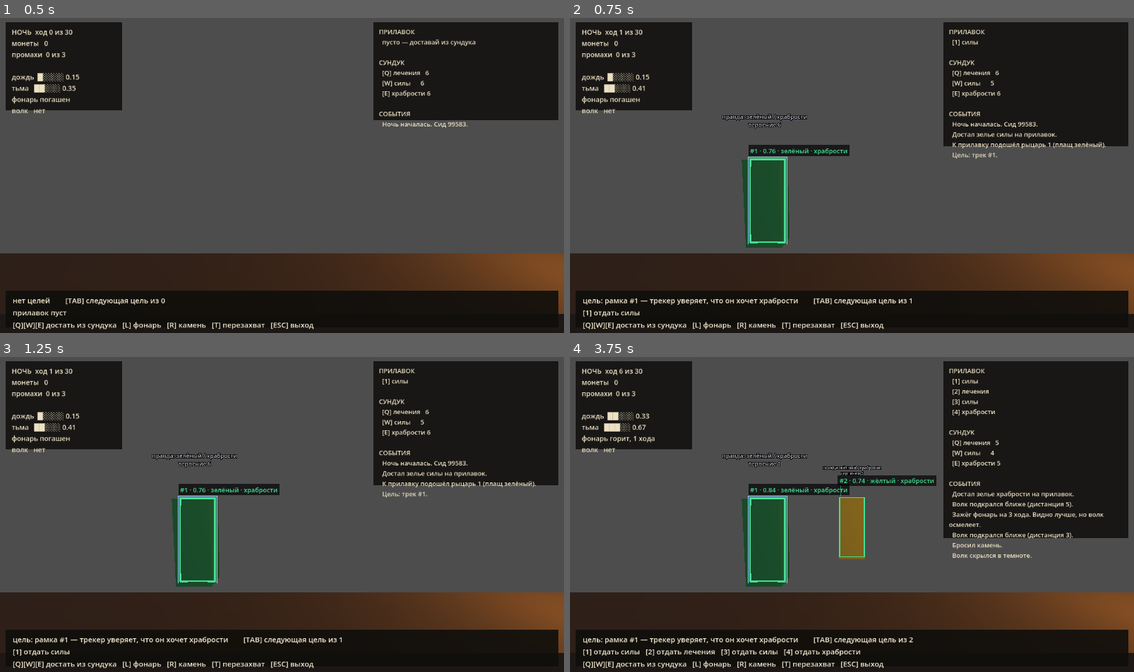
Above: before the commit, frames 1-4 (two rows, left to right).
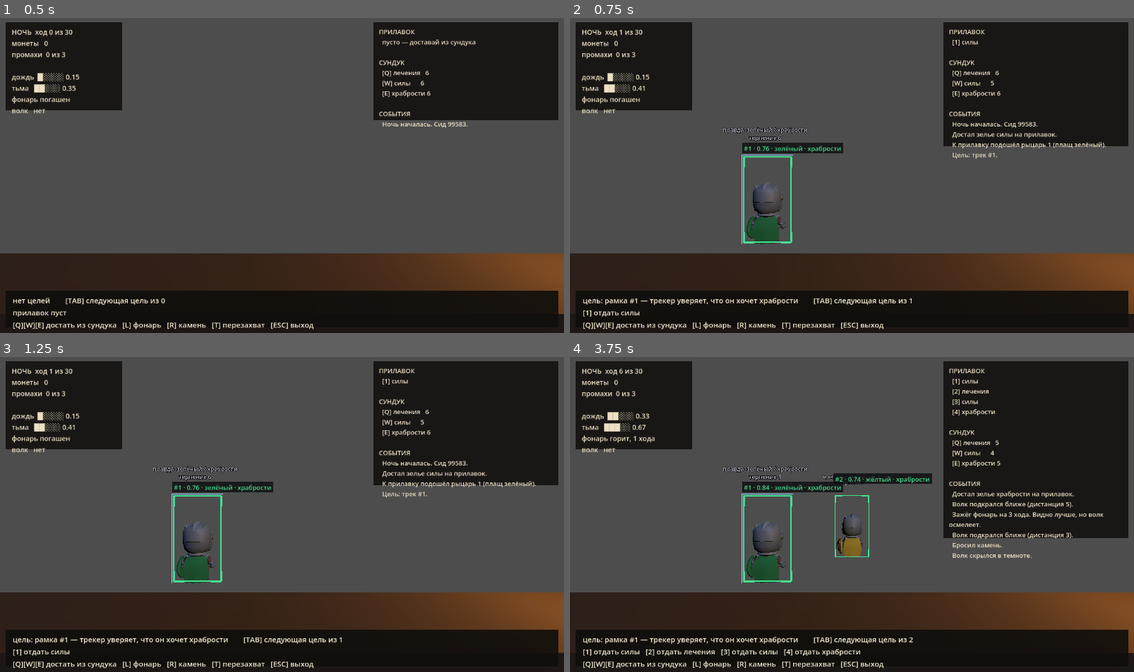
Above: after the commit, the same moments.

Repository: Azidaan/FlyNight
Game: Godot game, scene res://src/view/main.tscn
The game is run twice, just before and just after one commit, with the same random seed, the same clock (stepped at 60 frames per second) and the same inputs.
Inputs:
- Up to frame 1 (0.5 s): no input
- Up to frame 2 (0.75 s): tap Enter at 0.5 s; hold W from 0.53 s (still down); tap Tab at 0.6 s
- Up to frame 3 (1.25 s): keep holding W; tap Space at 0.77 s
- Up to frame 4 (3.75 s): tap Space at 1.25, 1.52, 2.75, 3.02 s; release W at 1.28 s; tap Q at 1.35 s; tap Enter at 2, 3.5 s; hold W 2.03-3.53 s; tap E at 2.1 s; tap L at 2.85 s; tap R at 3.6 s

Frame 1 is identical in both runs. In frame 2, 3.1% of the frame differs, in the area x 26-50%, y 30-73%; in frame 3, 3.1%; in frame 4, 4.4%, in the area x 26-65%, y 30-73%.

Commit message:
feat: настоящие 3D-модели рыцарей вместо кубов
KayKit Adventurers Character Pack, CC0, стилизованный low-poly.
Скачано напрямую с GitHub: Knight.glb (41 кость, 76 анимаций),
текстура и лицензия в assets/characters/.

- KnightActor.spawn() прячет лишний арсенал (в паке рыцарь несёт
  сразу все мечи и щиты), красит Knight_Cape и Round_Shield в
  опознавательный цвет, нормирует рост по фактическому AABB
  и запускает клип Idle
- рамки трекинга учитывают, что у модели точка отсчёта в ногах
- табличка правды вешается в slots, а не в актёра: актёр
  отмасштабирован и утащил бы её за собой

Моя векторная отрисовка (assets/art/knight_*.svg) оказалась
негодной по качеству и заменена. wolf.svg пока оставлен -
у волка модели ещё нет.

Co-Authored-By: Claude Fable 5 <noreply@anthropic.com>

Diff:
--- /dev/null
+++ b/assets/art/knight_base.svg
@@ -0,0 +1,35 @@
+<svg xmlns="http://www.w3.org/2000/svg" width="220" height="340" viewBox="0 0 220 340">
+  <g stroke="#241d1a" stroke-width="6.5" stroke-linejoin="round" stroke-linecap="round">
+
+    <path d="M84 244 L80 300 Q78 313 90 314 L102 314 Q111 314 110 303 L110 244 Z" fill="#67707e"/>
+    <path d="M112 244 L112 303 Q112 314 121 314 L133 314 Q145 313 143 300 L138 244 Z" fill="#767f8d"/>
+
+    <path d="M76 302 Q68 322 82 326 L104 326 Q112 325 110 313 L109 300 Z" fill="#40332a"/>
+    <path d="M111 300 Q109 313 117 314 L140 326 Q154 322 145 302 L143 298 Z" fill="#4a3c31"/>
+
+    <path d="M74 150 Q56 160 52 188 Q50 206 57 216 Q67 220 71 209 Q66 186 78 164 Z" fill="#7d8593"/>
+    <path d="M146 150 Q164 160 168 188 Q170 206 163 216 Q153 220 149 209 Q154 186 142 164 Z" fill="#6d7583"/>
+
+    <path d="M74 138 Q68 146 68 168 L68 226 Q68 243 82 245 L138 245 Q152 243 152 226 L152 168 Q152 146 146 138 Z" fill="#8992a1"/>
+    <path d="M84 144 Q77 152 77 170 L77 212 Q77 221 85 221 L135 221 Q143 221 143 212 L143 170 Q143 152 136 144 Z" fill="#a8b1c0"/>
+    <path d="M110 146 L110 220" stroke-width="4.5" fill="none"/>
+    <path d="M88 174 Q110 186 132 174" stroke-width="4.5" fill="none"/>
+
+    <path d="M68 222 L152 222 L152 242 L68 242 Z" fill="#4d3f31"/>
+    <path d="M99 220 L121 220 L121 244 L99 244 Z" fill="#c8a94f"/>
+
+    <circle cx="60" cy="219" r="11" fill="#d4a67e"/>
+    <circle cx="160" cy="219" r="11" fill="#d4a67e"/>
+
+    <path d="M66 118 Q62 56 110 40 Q158 56 154 118 Q154 133 142 135 L78 135 Q66 133 66 118 Z" fill="#98a1b0"/>
+    <path d="M66 116 Q64 60 110 46 Q136 52 147 76 Q124 60 98 74 Q74 88 66 116 Z" fill="#bcc4d2"/>
+
+    <path d="M72 99 L148 99 Q151 115 144 120 L76 120 Q69 115 72 99 Z" fill="#231c19"/>
+    <ellipse cx="92" cy="109" rx="7.5" ry="5" fill="#ffc65a" stroke="none"/>
+    <ellipse cx="128" cy="109" rx="7.5" ry="5" fill="#ffc65a" stroke="none"/>
+
+    <path d="M103 62 L117 62 L115 133 L105 133 Z" fill="#8992a1"/>
+    <path d="M78 128 L142 128" stroke-width="5" fill="none"/>
+
+  </g>
+</svg>
--- /dev/null
+++ b/assets/art/knight_cloak.svg
@@ -0,0 +1,25 @@
+<svg xmlns="http://www.w3.org/2000/svg" width="220" height="340" viewBox="0 0 220 340">
+  <!-- Слой опознавательного цвета: плюмаж, плащ, застёжка, щит.
+       Заливки белые — в игре красятся через modulate. Контуры тёмные:
+       при умножении на цвет они остаются контурами. -->
+  <g stroke="#241d1a" stroke-width="6.5" stroke-linejoin="round" stroke-linecap="round">
+
+    <path d="M104 44 Q98 18 116 10 Q132 18 126 34 Q120 46 116 46 Z" fill="#ffffff"/>
+    <path d="M104 44 Q100 22 114 13 Q118 26 112 42 Z" fill="#cfcfcf"/>
+
+    <path d="M78 138 Q54 186 44 258 Q40 292 46 308 Q60 314 72 306 Q68 254 82 200 Q88 164 90 142 Z" fill="#ffffff"/>
+    <path d="M78 138 Q58 180 50 240 Q60 204 82 166 Q88 152 90 142 Z" fill="#cfcfcf"/>
+
+    <path d="M142 138 Q166 186 176 258 Q180 292 174 308 Q160 314 148 306 Q152 254 138 200 Q132 164 130 142 Z" fill="#ffffff"/>
+    <path d="M142 138 Q162 180 170 240 Q160 204 138 166 Q132 152 130 142 Z" fill="#cfcfcf"/>
+
+    <path d="M76 134 Q110 148 144 134 Q148 148 144 156 Q110 170 76 156 Q72 148 76 134 Z" fill="#ffffff"/>
+    <circle cx="110" cy="150" r="9" fill="#cfcfcf"/>
+
+    <path d="M24 176 Q56 166 88 176 Q90 216 83 240 Q72 268 56 280 Q40 268 29 240 Q22 216 24 176 Z" fill="#ffffff"/>
+    <path d="M35 185 Q56 178 77 185 Q79 214 73 234 Q64 256 56 264 Q48 256 39 234 Q33 214 35 185 Z" fill="#cfcfcf"/>
+    <path d="M56 190 L56 254" stroke-width="5" fill="none"/>
+    <path d="M31 212 L81 212" stroke-width="5" fill="none"/>
+
+  </g>
+</svg>
--- /dev/null
+++ b/assets/art/wolf.svg
@@ -0,0 +1,33 @@
+<svg xmlns="http://www.w3.org/2000/svg" width="280" height="170" viewBox="0 0 280 170">
+  <!-- Волк почти не виден: тёмный силуэт с холодным ободком и красные глаза.
+       По спеке игрок сначала замечает именно глаза, а форму угадывает. -->
+  <g stroke="#14161c" stroke-width="6" stroke-linejoin="round" stroke-linecap="round">
+
+    <path d="M46 96 Q22 84 12 62 Q30 76 44 78 Z" fill="#20242e"/>
+
+    <path d="M62 128 L58 154 Q57 162 66 162 Q74 162 74 154 L76 128 Z" fill="#191c24"/>
+    <path d="M96 130 L94 154 Q94 162 102 162 Q110 162 110 154 L110 130 Z" fill="#1e222b"/>
+    <path d="M164 130 L162 154 Q162 162 170 162 Q178 162 178 154 L178 130 Z" fill="#191c24"/>
+    <path d="M196 128 L196 154 Q196 162 204 162 Q212 162 212 154 L210 128 Z" fill="#1e222b"/>
+
+    <path d="M50 92 Q68 62 110 58 L184 58 Q214 60 222 82 Q228 100 218 118 Q198 136 160 136 L96 136 Q60 132 50 112 Z" fill="#232833"/>
+    <path d="M60 94 Q76 70 112 66 L182 66 Q206 68 213 86 Q218 100 210 114 Q192 126 158 126 L98 126 Q68 122 60 104 Z" fill="#2c323f"/>
+
+    <path d="M196 64 Q192 36 206 30 Q216 40 214 62 Z" fill="#20242e"/>
+    <path d="M236 66 Q240 38 252 36 Q258 50 250 70 Z" fill="#20242e"/>
+
+    <path d="M198 62 Q232 52 254 68 Q272 82 268 100 Q262 114 240 116 Q210 116 200 102 Q192 82 198 62 Z" fill="#272d39"/>
+    <path d="M252 88 Q272 88 274 100 Q268 110 252 108 Z" fill="#1a1e26"/>
+    <circle cx="270" cy="97" r="4" fill="#0d0f13" stroke="none"/>
+
+    <path d="M232 106 Q248 110 262 106" stroke-width="4" fill="none"/>
+
+    <circle cx="216" cy="82" r="12" fill="#5a1414" stroke="none"/>
+    <circle cx="245" cy="80" r="12" fill="#5a1414" stroke="none"/>
+    <circle cx="216" cy="82" r="7" fill="#ff2f2f" stroke="none"/>
+    <circle cx="245" cy="80" r="7" fill="#ff2f2f" stroke="none"/>
+    <circle cx="214" cy="80" r="2.5" fill="#ffd0d0" stroke="none"/>
+    <circle cx="243" cy="78" r="2.5" fill="#ffd0d0" stroke="none"/>
+
+  </g>
+</svg>
--- /dev/null
+++ b/src/view/knight_actor.gd
@@ -0,0 +1,74 @@
+class_name KnightActor
+extends RefCounted
+
+## Сборка рыцаря из KayKit'овской модели (CC0).
+##
+## В паке рыцарь несёт сразу весь арсенал — все мечи и щиты видимы одновременно.
+## Лишнее прячем. Плащ и щит красим в опознавательный цвет: это то, по чему
+## игрок уличает трекер в подмене ID.
+
+const MODEL := preload("res://assets/characters/Knight.glb")
+const TARGET_HEIGHT := 1.75
+
+## Всё, что рыцарь держать не должен. Щит Round_Shield оставляем.
+const HIDE_MESHES := [
+	"1H_Sword_Offhand", "1H_Sword", "2H_Sword",
+	"Badge_Shield", "Rectangle_Shield", "Spike_Shield",
+]
+const TINT_MESHES := ["Knight_Cape", "Round_Shield"]
+
+static func spawn(cloak_color: Color) -> Node3D:
+	var node: Node3D = MODEL.instantiate()
+
+	for mesh_name in HIDE_MESHES:
+		var m := node.find_child(mesh_name, true, false)
+		if m != null:
+			m.visible = false
+
+	for mesh_name in TINT_MESHES:
+		_tint(node, mesh_name, cloak_color)
+
+	# Нормируем рост по фактическим габаритам: так масштаб не привязан
+	# к тому, в каких единицах пак экспортирован.
+	var box := _combined_aabb(node)
+	if box.size.y > 0.001:
+		node.scale = Vector3.ONE * (TARGET_HEIGHT / box.size.y)
+
+	var anim: AnimationPlayer = node.find_child("AnimationPlayer", true, false)
+	if anim != null and anim.has_animation("Idle"):
+		anim.play("Idle")
+
+	return node
+
+static func _tint(root: Node, mesh_name: String, c: Color) -> void:
+	var mi := root.find_child(mesh_name, true, false) as MeshInstance3D
+	if mi == null:
+		return
+	var mat := StandardMaterial3D.new()
+	# Сплошной цвет без атласа: плащ должен читаться издалека однозначно,
+	# а текстура пака его бы замутила.
+	mat.albedo_color = c
+	mat.roughness = 0.85
+	mi.material_override = mat
+
+static func _combined_aabb(node: Node) -> AABB:
+	var out := AABB()
+	var first := true
+	for mi in _meshes(node):
+		if not mi.visible:
+			continue
+		var box := mi.get_aabb()
+		if first:
+			out = box
+			first = false
+		else:
+			out = out.merge(box)
+	return out
+
+static func _meshes(node: Node) -> Array[MeshInstance3D]:
+	var out: Array[MeshInstance3D] = []
+	if node is MeshInstance3D:
+		out.append(node)
+	for c in node.get_children():
+		out.append_array(_meshes(c))
+	return out
--- a/src/view/main.gd
+++ b/src/view/main.gd
@@ -5,7 +5,7 @@
 
 const SLOT_X := [0.0, 1.7, 3.4]
 const SLOT_Z := [-2.2, -3.9, -5.6]
-const KNIGHT_SIZE := Vector3(0.7, 1.7, 0.5)
+const KNIGHT_SIZE := Vector3(0.95, 1.75, 0.6)
 const WOLF_SIZE := Vector3(1.0, 0.6, 0.5)
 
 var state: GameState
@@ -192,23 +192,26 @@
 	for k in state.knights:
 		if k.slot < 0:
 			continue
-		var box := _make_box(KNIGHT_SIZE, _cloak_color(k.cloak))
-		box.position = Vector3(SLOT_X[k.slot], KNIGHT_SIZE.y * 0.5, SLOT_Z[k.slot])
-		slots.add_child(box)
-		_node_of[k.id] = box
-
-		# Правда мира прямо над рыцарем. Рамка трекера говорит своё —
-		# расхождение видно, не сводя глаз с одного места.
+		var actor := KnightActor.spawn(_cloak_color(k.cloak))
+		actor.position = Vector3(SLOT_X[k.slot], 0.0, SLOT_Z[k.slot])
+		actor.rotation.y = PI   # лицом к прилавку, то есть к камере
+		slots.add_child(actor)
+		_node_of[k.id] = actor
+
+		# Правда мира над рыцарем. Вешается в slots, а не в актёра: актёр
+		# отмасштабирован под рост, и дочерняя табличка уехала бы вместе с ним.
 		var truth := Label3D.new()
 		truth.text = "правда: %s / %s\nтерпение %d" % [
 			PN.cloak_name(k.cloak), PN.potion_name(k.order), k.patience]
-		truth.font_size = 28
-		truth.pixel_size = 0.004
+		truth.font_size = 32
+		truth.pixel_size = 0.0035
 		truth.billboard = BaseMaterial3D.BILLBOARD_ENABLED
-		truth.modulate = Color(0.65, 0.65, 0.7)
+		truth.modulate = Color(0.66, 0.66, 0.72)
 		truth.outline_modulate = Color(0, 0, 0, 0.9)
-		truth.position = Vector3(0, KNIGHT_SIZE.y * 0.5 + 0.75, 0)
-		box.add_child(truth)
+		truth.outline_size = 10
+		truth.no_depth_test = true
+		truth.position = Vector3(SLOT_X[k.slot], KNIGHT_SIZE.y + 0.45, SLOT_Z[k.slot])
+		slots.add_child(truth)
 
 	if state.wolf_distance >= 0:
 		var wolf := _make_box(WOLF_SIZE, Color(0.45, 0.12, 0.12))
@@ -244,7 +247,11 @@
 		if node == null:
 			continue
 		var size := WOLF_SIZE if tr.kind == &"wolf" else KNIGHT_SIZE
-		list.append({"pos": node.global_position, "size": size, "track": tr})
+		# у рыцаря точка отсчёта в ногах, у куба волка — в центре
+		var centre := node.global_position
+		if tr.kind != &"wolf":
+			centre.y += KNIGHT_SIZE.y * 0.5
+		list.append({"pos": centre, "size": size, "track": tr})
 	boxes.set_entries(camera, list, _selected_track_id())
 
 # ── тексты панелей ────────────────────────────────────────────
--- /dev/null
+++ b/tools/inspect_knight.gd
@@ -0,0 +1,53 @@
+extends SceneTree
+
+## Разбор KayKit'овского рыцаря: какие есть клипы, есть ли скелет,
+## как называются меши и материалы (нужно найти плащ, чтобы красить его
+## в опознавательный цвет).
+
+const MODEL := "res://assets/characters/Knight.glb"
+
+func _initialize() -> void:
+	var scene: PackedScene = load(MODEL)
+	if scene == null:
+		printerr("не загрузилось: ", MODEL)
+		quit(1)
+		return
+
+	var root: Node = scene.instantiate()
+	print("корень: ", root.name, "  (", root.get_class(), ")")
+
+	var player: AnimationPlayer = root.find_child("AnimationPlayer", true, false)
+	if player == null:
+		printerr("AnimationPlayer не найден")
+	else:
+		var names := player.get_animation_list()
+		print("\nанимаций: ", names.size())
+		var interesting := []
+		for n in names:
+			var low := n.to_lower()
+			if "idle" in low or "walk" in low or "run" in low or "death" in low or "interact" in low:
+				interesting.append("%s (%.2f с)" % [n, player.get_animation(n).length])
+		print("подходящие нам:")
+		for i in interesting:
+			print("  ", i)
+
+	print("\nструктура:")
+	_walk(root, 0)
+	quit(0)
+
+func _walk(node: Node, depth: int) -> void:
+	var pad := "  ".repeat(depth)
+	if node is Skeleton3D:
+		print(pad, node.name, "  [Skeleton3D, костей ", node.get_bone_count(), "]")
+	elif node is MeshInstance3D:
+		var mi := node as MeshInstance3D
+		var mats := []
+		if mi.mesh != null:
+			for i in range(mi.mesh.get_surface_count()):
+				var m := mi.mesh.surface_get_material(i)
+				mats.append(m.resource_name if m != null and m.resource_name != "" else "(без имени)")
+		print(pad, node.name, "  [Mesh, поверхностей ", mats.size(), ": ", ", ".join(mats), "]")
+	elif depth <= 2:
+		print(pad, node.name, "  [", node.get_class(), "]")
+	for c in node.get_children():
+		_walk(c, depth + 1)
--- /dev/null
+++ b/tools/render_preview.gd
@@ -0,0 +1,74 @@
+extends SceneTree
+
+## Собирает контактный лист из SVG-слоёв, чтобы посмотреть на арт глазами,
+## не запуская игру. Плащ красится умножением — ровно как в игре через modulate.
+##
+##   engine\Godot_console.exe --headless --path . --script res://tools/render_preview.gd
+
+const CLOAKS := [
+	Color(0.78, 0.19, 0.19),
+	Color(0.19, 0.34, 0.78),
+	Color(0.19, 0.60, 0.31),
+	Color(0.83, 0.72, 0.20),
+	Color(0.50, 0.28, 0.70),
+]
+const SCALE := 1.2
+const BG := Color(0.10, 0.11, 0.14)
+
+func _initialize() -> void:
+	var base := _load_svg("res://assets/art/knight_base.svg")
+	var cloak := _load_svg("res://assets/art/knight_cloak.svg")
+	if base == null or cloak == null:
+		quit(1)
+		return
+
+	var w := base.get_width()
+	var h := base.get_height()
+	var pad := 16
+	var sheet := Image.create(pad + (w + pad) * CLOAKS.size(), h + pad * 2, false, Image.FORMAT_RGBA8)
+	sheet.fill(BG)
+
+	for i in range(CLOAKS.size()):
+		var frame := Image.create(w, h, false, Image.FORMAT_RGBA8)
+		frame.fill(Color(0, 0, 0, 0))
+		frame.blend_rect(base, Rect2i(0, 0, w, h), Vector2i.ZERO)
+
+		var tinted := _tint(cloak, CLOAKS[i])
+		frame.blend_rect(tinted, Rect2i(0, 0, w, h), Vector2i.ZERO)
+
+		sheet.blend_rect(frame, Rect2i(0, 0, w, h), Vector2i(pad + (w + pad) * i, pad))
+
+	var wolf := _load_svg("res://assets/art/wolf.svg")
+	if wolf != null:
+		sheet.blend_rect(wolf, Rect2i(0, 0, wolf.get_width(), wolf.get_height()),
+			Vector2i(pad, h + pad - wolf.get_height()))
+
+	var out := "res://tools/preview_knights.png"
+	var err := sheet.save_png(out)
+	if err != OK:
+		printerr("не сохранилось: ", err)
+		quit(1)
+		return
+	print("готово: %s  (%dx%d)" % [out, sheet.get_width(), sheet.get_height()])
+	quit(0)
+
+func _load_svg(path: String) -> Image:
+	var f := FileAccess.open(path, FileAccess.READ)
+	if f == null:
+		printerr("не открылся ", path)
+		return null
+	var img := Image.new()
+	var err := img.load_svg_from_string(f.get_as_text(), SCALE)
+	if err != OK:
+		printerr("SVG не разобрался: ", path, " код ", err)
+		return null
+	img.convert(Image.FORMAT_RGBA8)
+	return img
+
+func _tint(src: Image, c: Color) -> Image:
+	var out := Image.create(src.get_width(), src.get_height(), false, Image.FORMAT_RGBA8)
+	for y in range(src.get_height()):
+		for x in range(src.get_width()):
+			var p := src.get_pixel(x, y)
+			out.set_pixel(x, y, Color(p.r * c.r, p.g * c.g, p.b * c.b, p.a))
+	return out
Not shown, added: assets/art/knight_base.svg.import
Not shown, added: assets/art/knight_cloak.svg.import
Not shown, added: assets/art/wolf.svg.import
Not shown, added: assets/characters/KAYKIT_LICENSE.txt
Binary file added: assets/characters/Knight.glb
Not shown, added: assets/characters/Knight.glb.import
Binary file added: assets/characters/Knight_knight_texture.png
Not shown, added: assets/characters/Knight_knight_texture.png.import
Binary file added: assets/characters/_preview_knight.png
Not shown, added: assets/characters/_preview_knight.png.import
Binary file added: assets/characters/knight_texture.png
Not shown, added: assets/characters/knight_texture.png.import
(and 5 more such lines)
